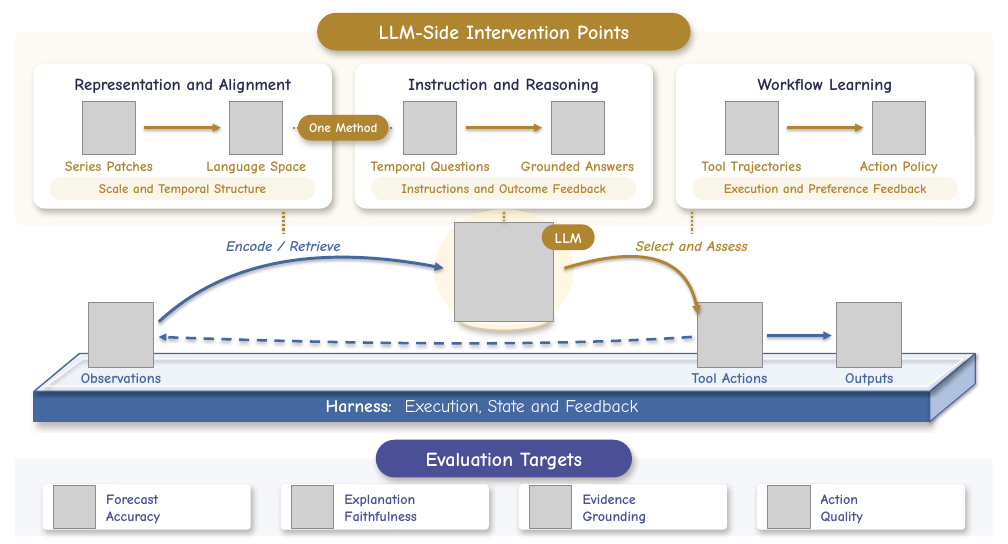
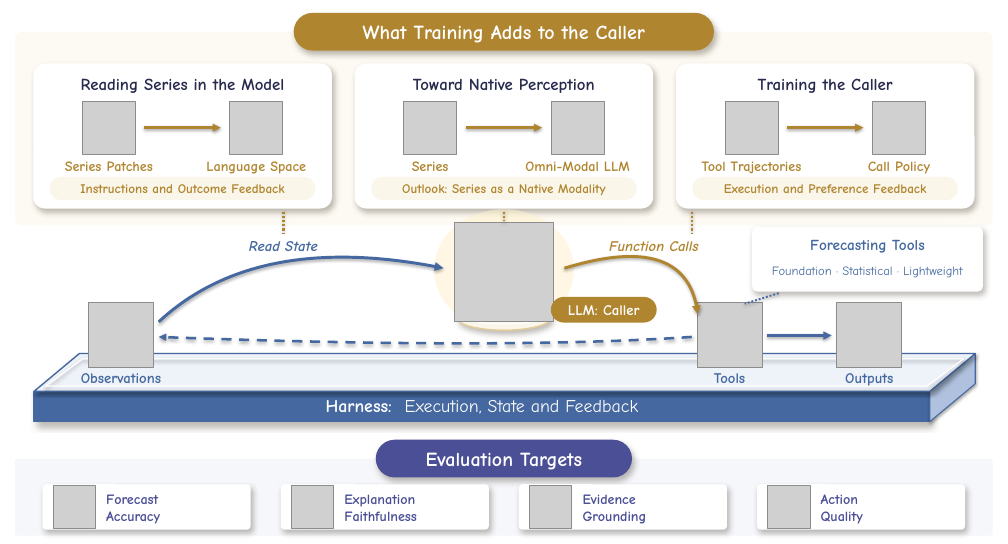
Before and after one commit to Minions-Land/Time-Series-Agents-Survey, a slide deck: slide 1 of artifacts/unified_v7_20261106/fig05/Figure05_V7.pptx. Drawn at 1008x544 pixels with LibreOffice and Linux fonts; fonts in the diff are those of the drawing; grey boxes stand for pictures. Boxes give left, top, right and bottom in pixels: in the first picture for what was removed or moved away, otherwise in the second. Text is boxed around its words. In the diff, an @@ line names an element or a change of style, - is before the commit and + after.

```diff
--- a/artifacts/unified_v7_20261106/fig05/Figure05_V7.pptx
+++ b/artifacts/unified_v7_20261106/fig05/Figure05_V7.pptx
@@ rounded rectangle added at [293,13,714,51], fill #B0852F, 19 pt, text #FFFFFF, bold @@
+What Training Adds to the Caller
@@ rounded rectangle removed at [318,13,691,51] @@
-LLM-Side Intervention Points
@@ text at [81,78,284,93]: text changed @@
-Representation and Alignment
+Reading Series in the Model
@@ text at [413,78,595,93]: text changed @@
-Instruction and Reasoning
+Toward Native Perception
@@ text at [758,78,892,93]: text changed @@
-Workflow Learning
+Training the Caller
@@ rounded rectangle removed at [298,115,389,141] @@
-One Method
@@ line removed from (293, 128) to (393, 128) @@
@@ rounded rectangle "Instructions and Outcome Feedback": place and size @@
-rounded rectangle "Instructions and Outcome Feedback" at [371,177,637,200]
+rounded rectangle "Instructions and Outcome Feedback" at [50,177,315,200]
@@ rounded rectangle removed at [50,177,315,200] @@
-Scale and Temporal Structure
@@ rounded rectangle added at [371,177,637,200], fill #FBF6EA, 12.5 pt, text #B0852F, bold @@
+Outlook: Series as a Native Modality
@@ text at [412,161,449,171]: text changed @@
-Temporal Questions
+Series
@@ text at [525,161,630,171]: text changed @@
-Grounded Answers
+Omni-Modal LLM
@@ text at [868,161,930,174]: text changed @@
-Action Policy
+Call Policy
@@ text at [249,241,318,257]: text changed @@
-Encode / Retrieve
+Read State
@@ text removed at [636,241,747,257] @@
-Select and Assess
@@ rounded rectangle "LLM: Caller": place and size @@
-rounded rectangle "LLM: Caller" at [542,225,595,250]
+rounded rectangle "LLM: Caller" at [551,297,657,323]
@@ group added at [609,227,983,304]: 3 texts, 1 rounded rectangle, 1 line @@
+Function Calls
+Forecasting Tools
+Foundation · Statistical · Lightweight
@@ text in rounded rectangle at [568,305,639,315]: text changed @@
-LLM
+LLM: Caller
@@ text at [714,373,745,383]: text changed @@
-Tool Actions
+Tools
```
Also in this commit, not shown: 4 other files.
